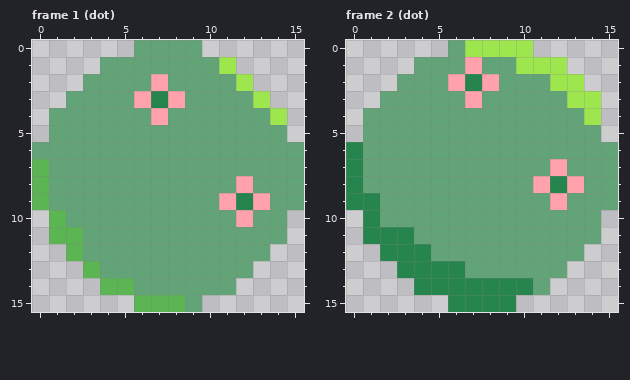
Two versions of one pixel-art file, src/themes/spring/assets/dot.aseprite. The picture above was drawn from the file before the commit.
16x16 pixels, 5 frames. Shown: frame 1 (dot), frame 2 (dot). The commit also changed other frames, which this record leaves out.
After the commit:
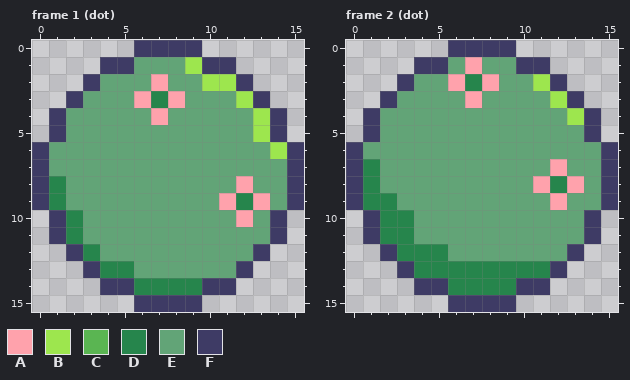
Palette (. is transparent): A #ffa2ac  B #9de64e  C #5ab552  D #26854c  E #62a477  F #3e3b65
Difference:
Frame 1 (dot):
Colour E becomes colour B in row 1 at x 9; in row 2 at x 10 to 11; in row 3 at x 12; in rows 4 to 5 at x 13; in row 6 at x 14.
Colour C becomes colour D in row 11 at x 2.
Colour E becomes colour D in rows 8 to 9 at x 1; in row 10 at x 2; in row 12 at x 3; in row 13 at x 4 to 5; in row 14 at x 6 to 9.
Colour B becomes colour F in row 1 at x 11; in row 2 at x 12; in row 3 at x 13; in row 4 at x 14.
Colour C becomes colour F in rows 7 to 9 at x 0; in rows 10 to 11 at x 1; in row 12 at x 2; in row 13 at x 3; in row 14 at x 4 to 5; in row 15 at x 6 to 8.
Colour E becomes colour F in row 0 at x 6 to 9; in row 1 at x 4 to 5 and 10; in row 2 at x 3; in row 3 at x 2; in row 4 at x 1; in row 5 at x 1 and 14.
Colour E becomes colour F in row 6 at x 0 and 15; in rows 7 to 9 at x 15; in rows 10 to 11 at x 14; in row 12 at x 13; in row 13 at x 12; in row 14 at x 10 to 11.
Colour E becomes colour F in row 15 at x 9.
Frame 2 (dot):
Colour E becomes colour B in row 2 at x 11; in row 3 at x 12; in row 4 at x 13.
Colour E becomes colour D in rows 7 to 8 at x 1; in row 9 at x 2; in row 10 at x 2 to 3; in row 12 at x 5; in row 13 at x 7 to 11.
Colour B becomes colour F in row 0 at x 7 to 9; in row 1 at x 10 to 11; in row 2 at x 12; in row 3 at x 13; in row 4 at x 14.
Colour D becomes colour F in rows 6 to 9 at x 0; in rows 10 to 11 at x 1; in row 12 at x 2; in row 13 at x 3; in row 14 at x 4 to 5 and 10; in row 15 at x 6 to 9.
Colour E becomes colour F in row 0 at x 6; in row 1 at x 4 to 5; in row 2 at x 3; in row 3 at x 2; in row 4 at x 1; in row 5 at x 1 and 14.
Colour E becomes colour F in rows 6 to 9 at x 15; in rows 10 to 11 at x 14; in row 12 at x 13; in row 13 at x 12; in row 14 at x 11.
Colour B is gone in row 0 at x 10; in row 1 at x 12; in row 2 at x 13; in row 3 at x 14.
Pixel boxes of the changes (left, top, right, bottom) in both pictures:
changed: (32, 40, 304, 312)
changed: (346, 40, 618, 312)
